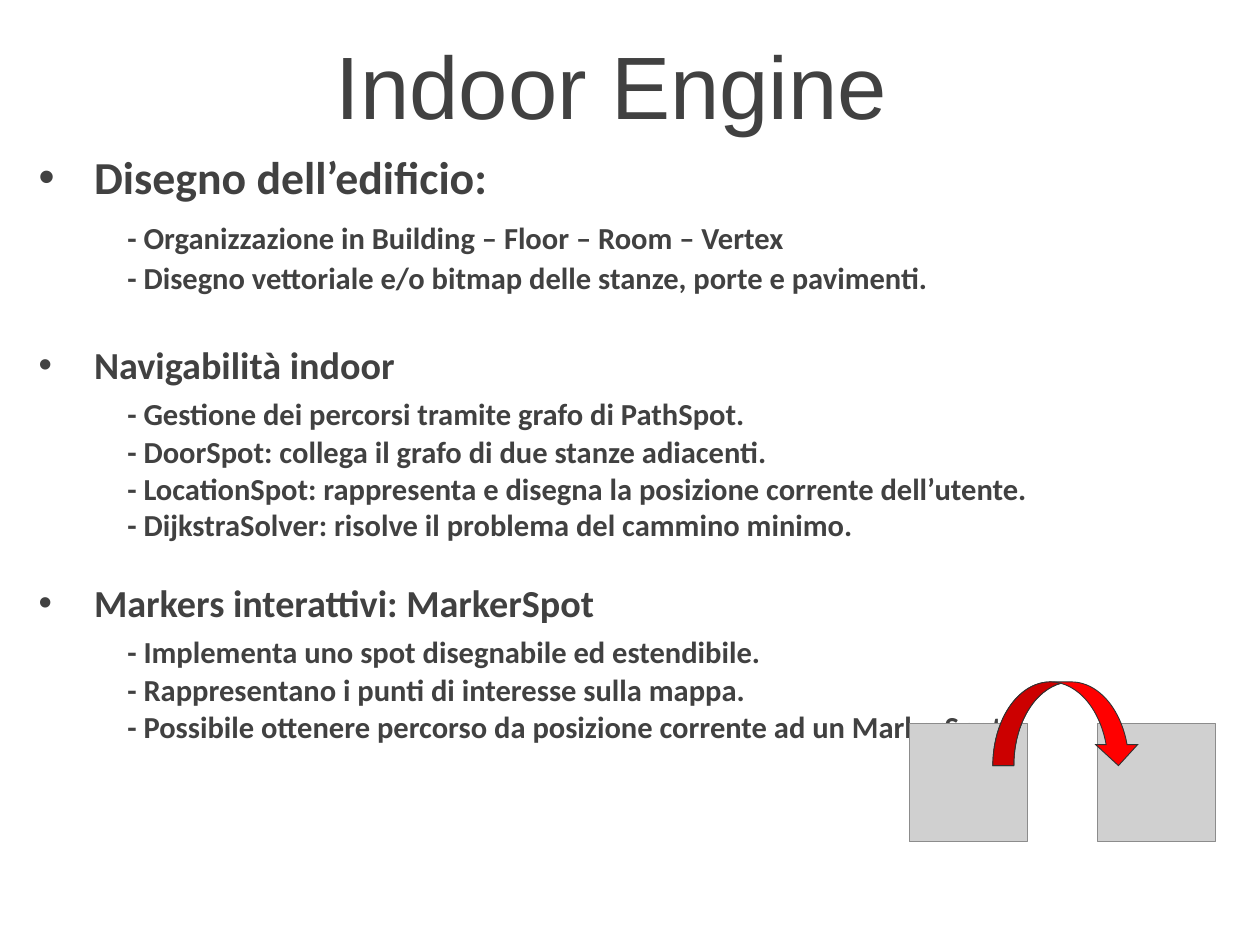
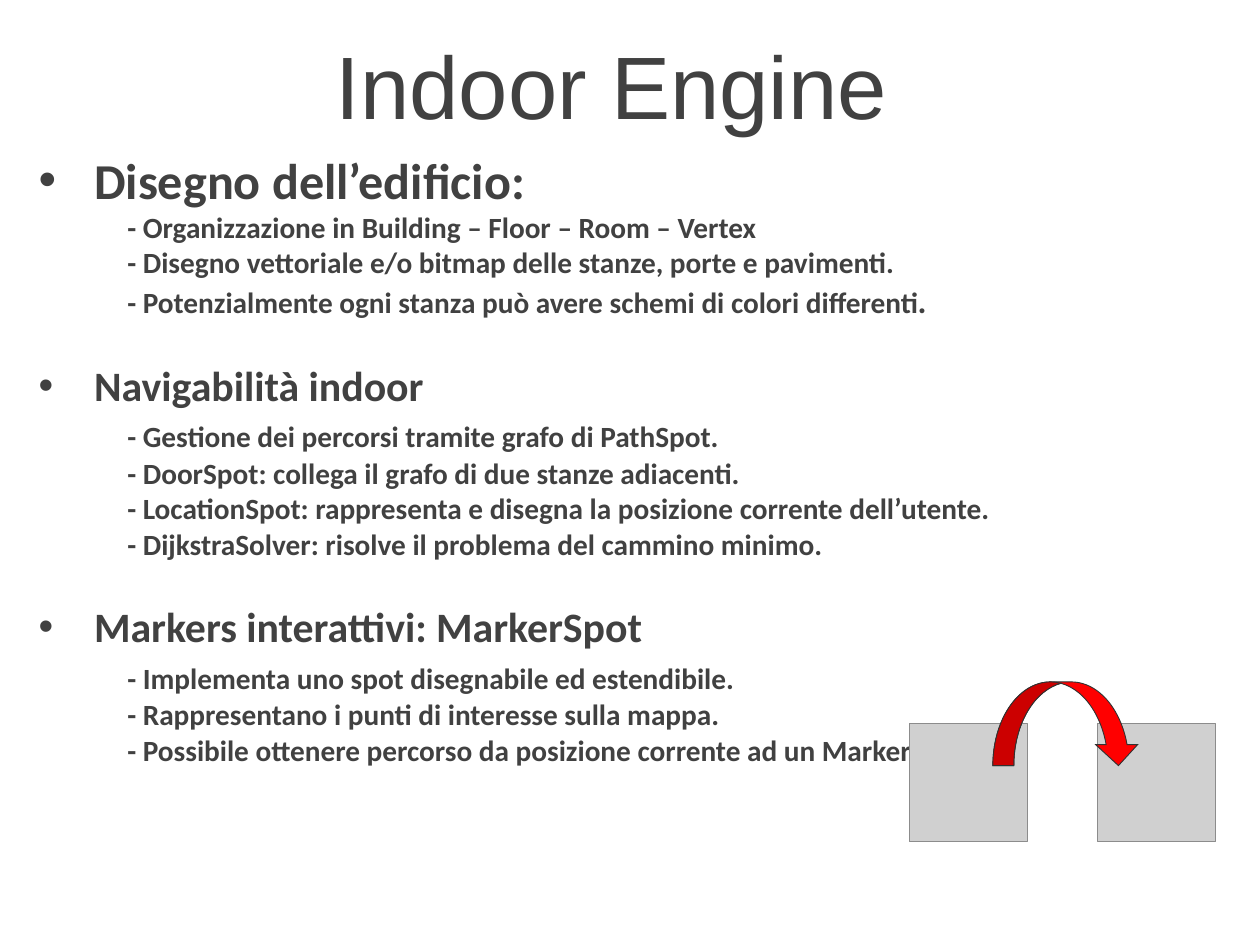
Before and after one commit to delchiaro/beaconav, a slide deck: slide 15 of documentation/presentazione.ppt. Drawn at 1260x945 pixels with LibreOffice and Linux fonts; fonts in the diff are those of the drawing; grey boxes stand for pictures; background and template pictures are left out. Boxes give left, top, right and bottom in pixels: in the first picture for what was removed or moved away, otherwise in the second. Text is boxed around its words. In the diff, an @@ line names an element or a change of style, - is before the commit and + after.

```diff
--- a/documentation/presentazione.ppt
+++ b/documentation/presentazione.ppt
@@ text at (94, 162, 918, 318): text changed; size 24.8 to 23.8 pt @@
-• Disegno dell’edificio:
-  - Organizzazione in Building – Floor – Room – Vertex
-  - Disegno vettoriale e/o bitmap delle stanze, porte e pavimenti.
+• Disegno dell’edificio:
+  - Organizzazione in Building – Floor – Room – Vertex
+  - Disegno vettoriale e/o bitmap delle stanze, porte e pavimenti.
+  - Potenzialmente ogni stanza può avere schemi di colori differenti.
@@ text at (94, 371, 989, 768): size 31 to 34 pt in "Navigabilità indoor", "Markers interattivi: MarkerSpot"; size 24.8 to 23.8 pt in "- Gestione dei percorsi tramite grafo di ...", "- Implementa uno spot disegnabile ed estendibile. ..." @@
```
Also in this commit, not shown: 11 other slides changed, 3 slides added, 2 slides removed, 10 other files.
